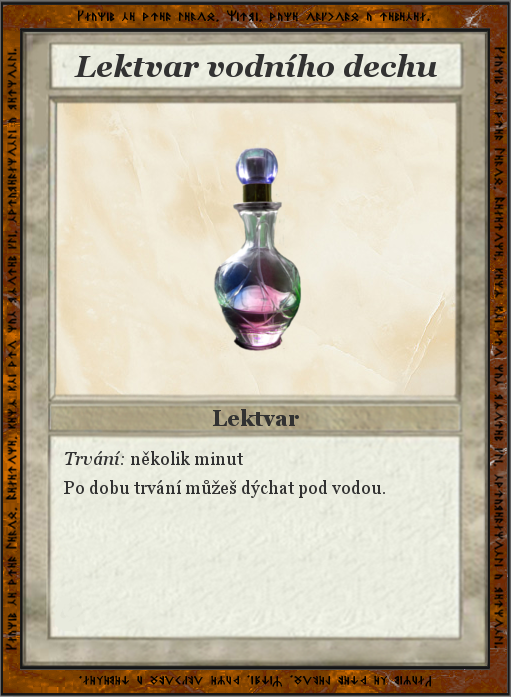
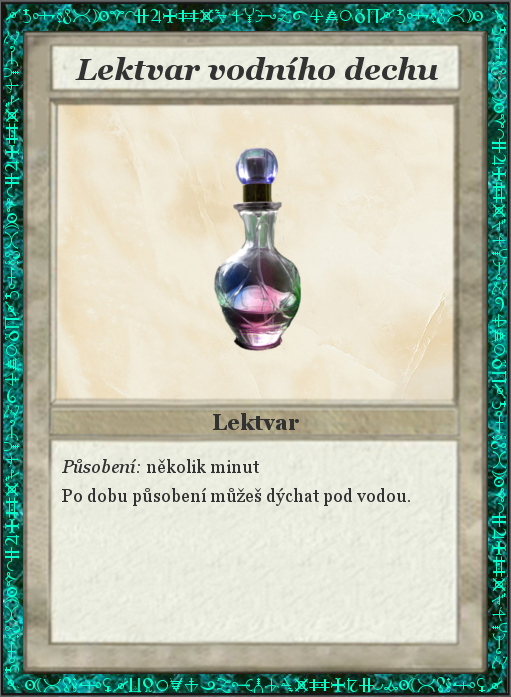
Layer changes from the first 511px x 697px image to the second:
painted on "Lektvar vodního dechu" over [74, 54, 438, 80]
moved "Lektvar" above "Působení: několik minut ...", painted on it over [213, 409, 299, 430]
renamed "Trvání: několik minut ..." to "Působení: několik minut ...", painted on it over [61, 451, 410, 506]
removed layer "Dwarven Rune Frame" over [0, 0, 511, 697]
added layer "abcdefghijklmnopqrstuvwzabcdef... #1" above "abcdefghijklmnopqrstuvwzabcdef... #3" over [25, 677, 503, 693]
added layer "abcdefghijklmnopqrstuvwzabcdef... #3" above "abcdefghijklmnopqrstuvwzabcdef... #2" over [4, 31, 20, 691]
added layer "abcdefghijklmnopqrstuvwzabcdef... #2" above "abcdefghijklmnopqrstuvwzabcdef..." over [491, 9, 507, 669]
added layer "abcdefghijklmnopqrstuvwzabcdef..." above "OuterBorder" over [5, 8, 483, 24]
added layer "OuterBorder" above "MarbleFrame" over [0, 0, 511, 697]
added layer "MarbleFrame" above "Dropped Buffer" over [0, 0, 511, 697]
painted on "Card" over [0, 0, 511, 697]
removed layer "Dwarven_marble_background.jpg" over [13, 0, 511, 697]
added layer "Dropped Buffer #1" over [13, 0, 511, 697]
